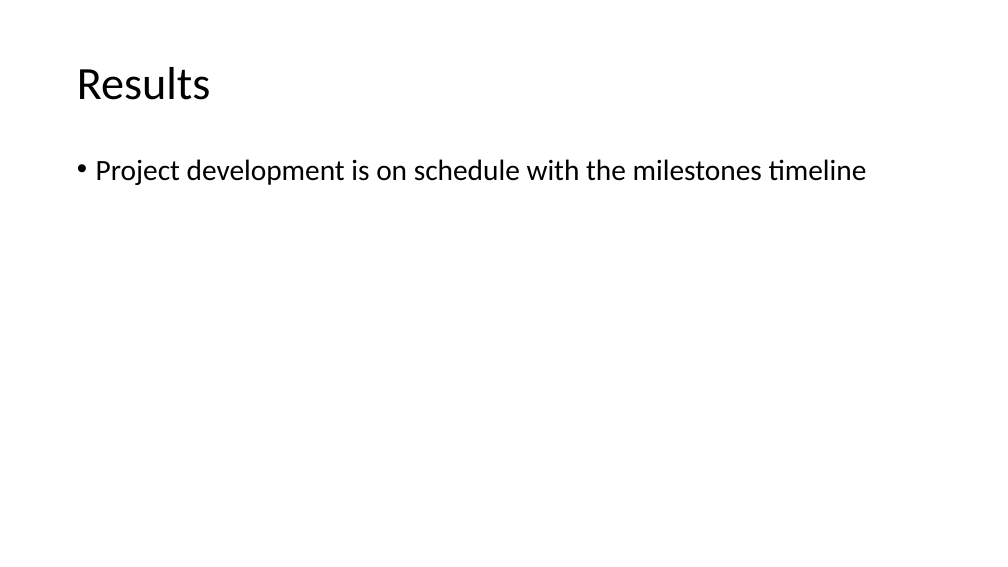
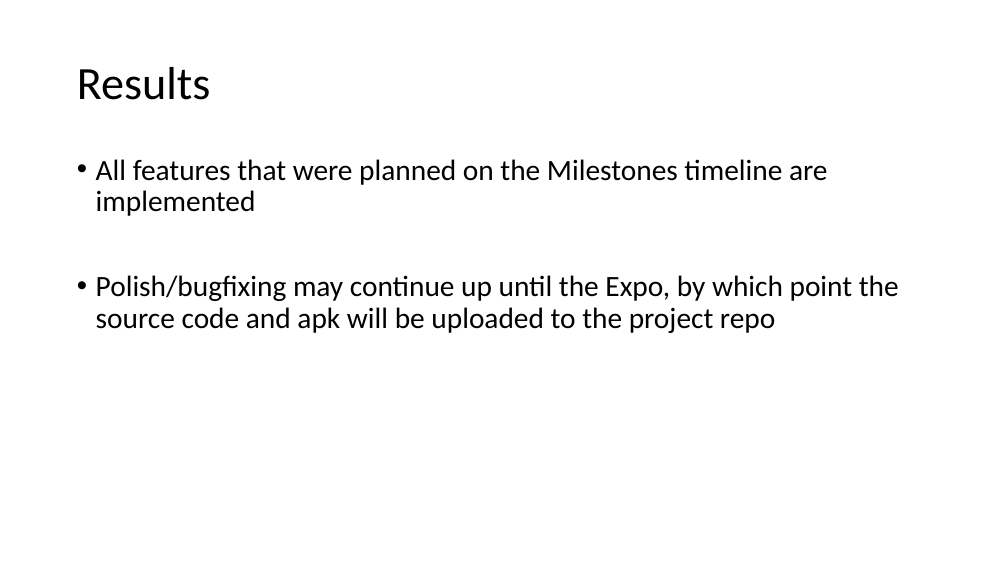
Before and after one commit to ReschAndrewJ/Senior-Design-2023_24, a slide deck: slide 11 of SpringSlideDeck.pptx. Drawn at 1008x567 pixels with LibreOffice and Linux fonts; fonts in the diff are those of the drawing. Boxes give left, top, right and bottom in pixels: in the first picture for what was removed or moved away, otherwise in the second. Text is boxed around its words. In the diff, an @@ line names an element or a change of style, - is before the commit and + after.

```diff
--- a/SpringSlideDeck.pptx
+++ b/SpringSlideDeck.pptx
@@ text at bbox=[96, 159, 899, 333]: text changed @@
-• Project development is on schedule with the milestones timeline
+• All features that were planned on the Milestones timeline are implemented
+• Polish/bugfixing may continue up until the Expo, by which point the source code and apk will be uploaded to the project repo
```
Also in this commit, not shown: 3 other slides changed.
